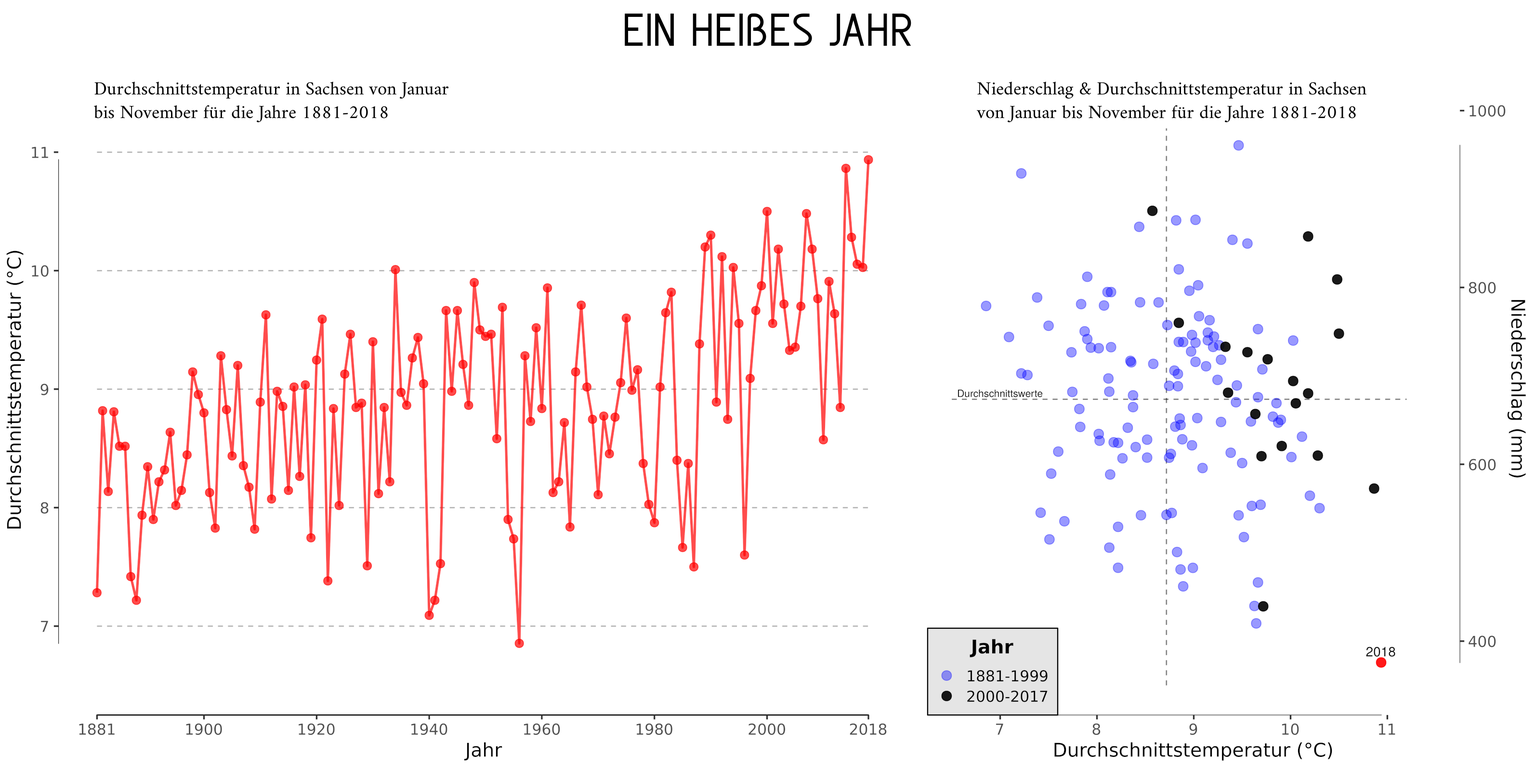
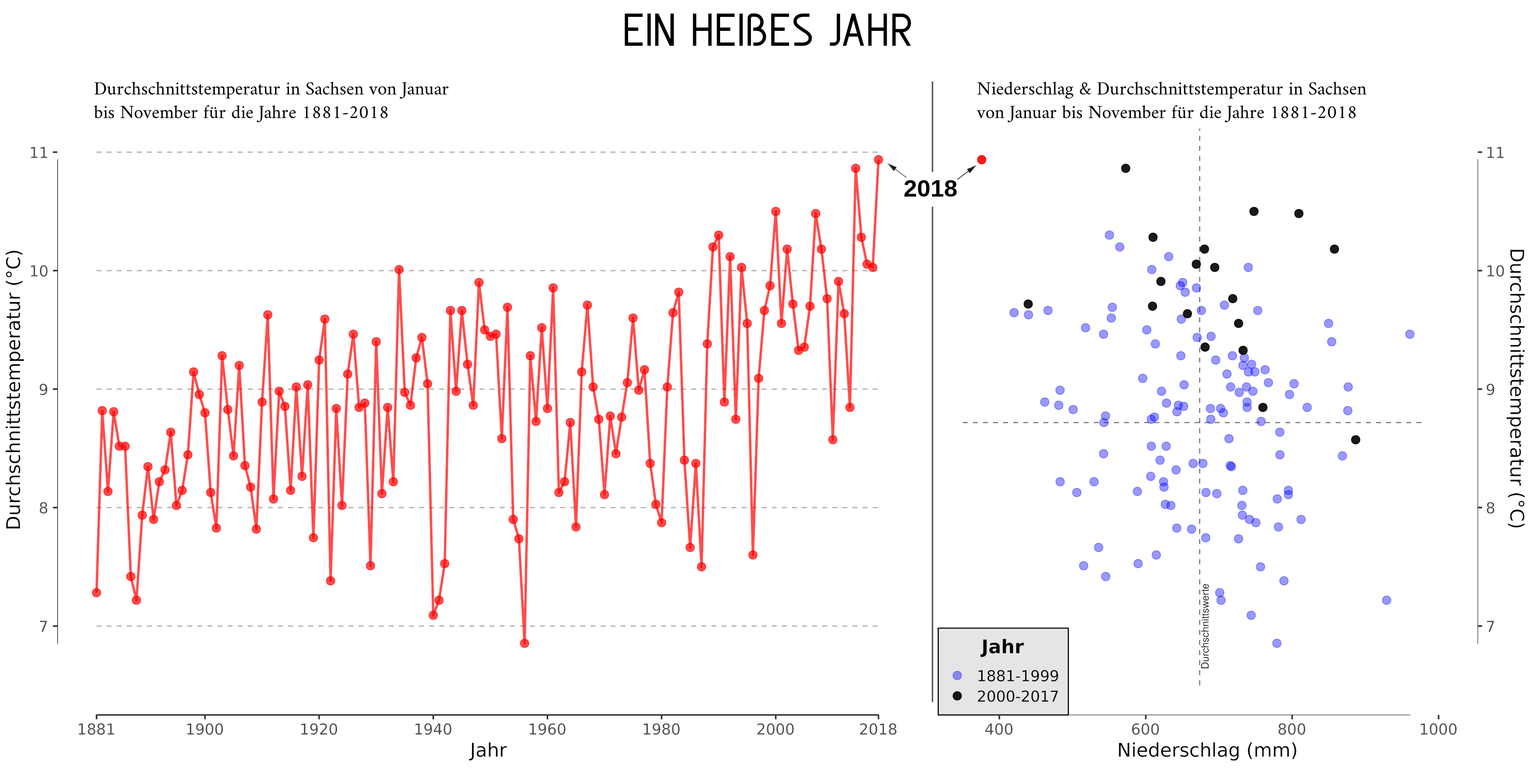
Before/after of a 1536 × 768 layered artwork. What changed in the layer stack:
added layer "2018" above "20181205120542.pdf" over [904, 180, 958, 197]
added layer "20181205120542.pdf" above "20181205002142.pdf" over [5, 78, 1527, 761]
hid "20181205002142.pdf" over [5, 78, 1527, 761]
